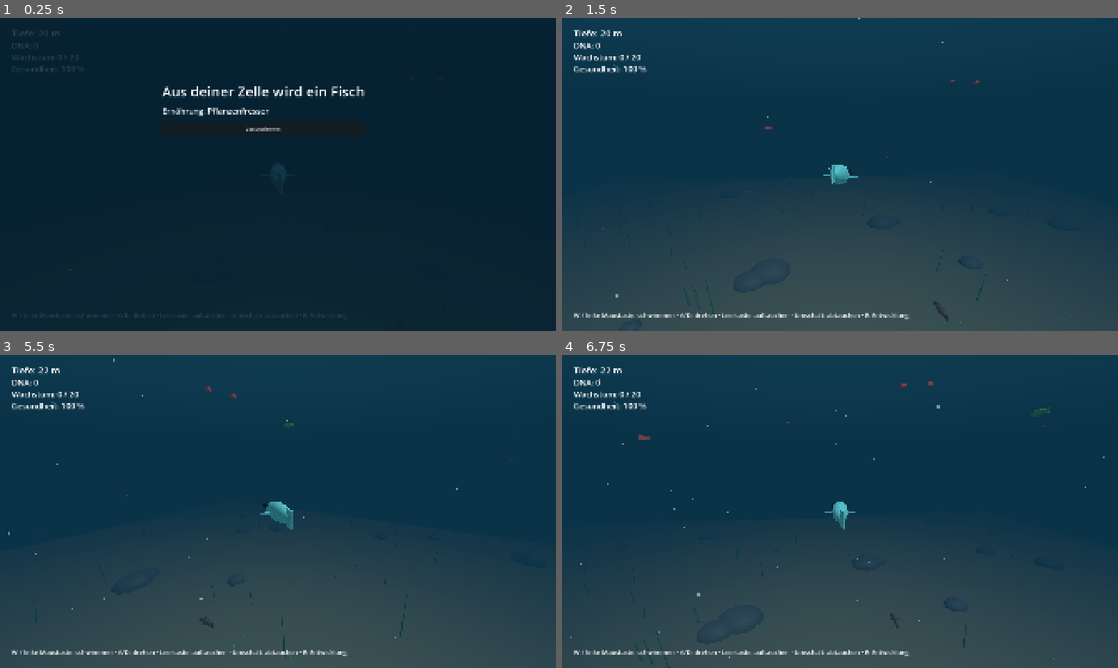
Above: before the commit, frames 1-4 (two rows, left to right).
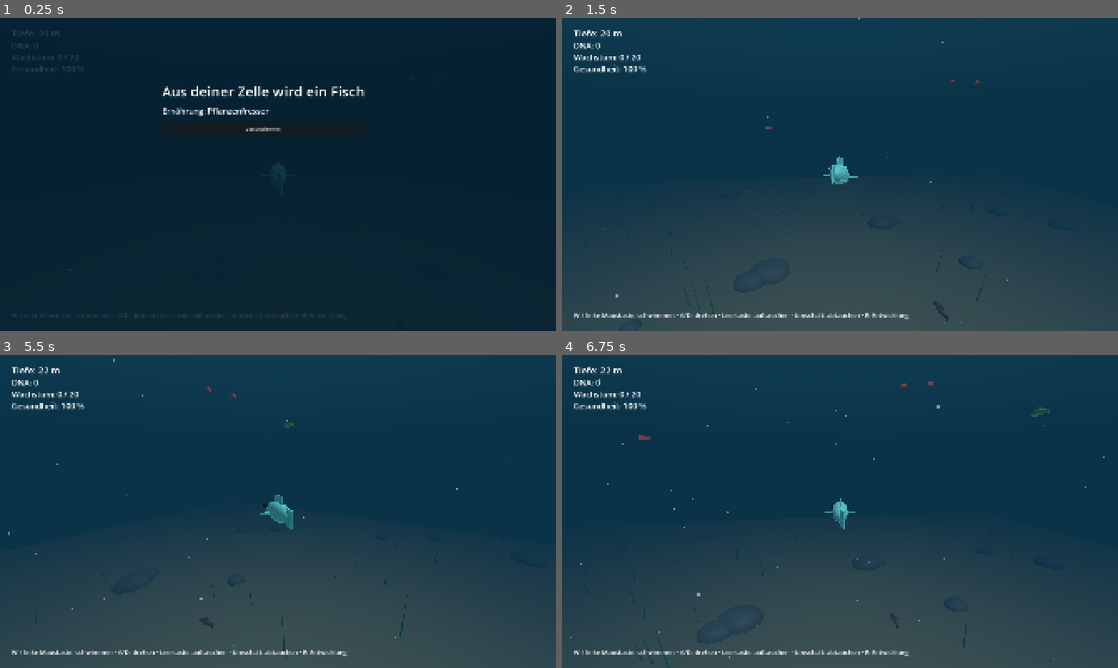
Above: after the commit, the same moments.

Repository: Mayo73/agenthub-backup
Game: Godot game, scene res://scenes/fish.tscn
Two runs of this game, one before a commit and one after it. Both use one fixed random seed, a clock stepped at 60 frames per second and the inputs below. This scene is started directly instead of the project's main scene.
Inputs (mouse positions are in pixels of both pictures, inside the frame that each line leads up to):
- Up to frame 1 (0.25 s): no input
- Up to frame 2 (1.5 s): click "Losschwimmen" at 0.5 s; tap Enter at 1.25 s; move the mouse to (962, 158) at 1.27 s; hold D (rechts) from 1.28 s (still down); hold Shift (abtauchen) from 1.28 s (still down); click (962, 158) at 1.42 s
- Up to frame 3 (5.5 s): release D (rechts) at 2 s; release Shift (abtauchen) at 2 s; drag from (166, 527) to (250, 574) at 2.02 s; move the mouse to (333, 442) at 2.77 s; hold D (rechts) 2.78-3.5 s; tap E (entwickeln) at 2.85 s; click "Weiterschwimmen" at 3.5 s; drag from (250, 574) to (111, 464) at 4.27 s; move the mouse to (444, 558) at 5.02 s; hold A (links) from 5.03 s (still down); tap C (rufen) at 5.1 s
- Up to frame 4 (6.75 s): release A (links) at 5.75 s; drag from (673, 464) to (756, 433) at 5.77 s; move the mouse to (867, 511) at 6.52 s; press the mouse at (867, 511) at 6.53 s; hold Down from 6.53 s (still down)

The runs differ from the first frame. In frame 2, less than 0.1% of the frame differs, in the area x 49-69%, y 44-94%; in frame 3, less than 0.1%; in frame 4, less than 0.1%.

Commit message:
T-0291: Fische mit Rückenflosse und hellem Bauch
Erstellt vom lokalen Agent (Modell qwen3.5:35b-a3b, Versuch 2 von 5).

Diff:
--- a/scripts/fish_model.gd
+++ b/scripts/fish_model.gd
@@ -10,6 +10,8 @@
 var tail_pivot: Node3D
 var tail: MeshInstance3D
 var jaw: MeshInstance3D
+var dorsal: MeshInstance3D
+var belly: MeshInstance3D
 var fins: Array[MeshInstance3D] = []
 var eyes: Array[MeshInstance3D] = []
 var spikes: Array[MeshInstance3D] = []
@@ -17,10 +19,16 @@
 
 ## Maße in Metern je Stufe: body = Breite, Höhe, Länge des Körpers; tail = Höhe der Schwanzflosse;
 ## fins = Länge der Brustflossen; jaw = Länge des Kiefers (0 = kein Kiefer); spikes = Anzahl; eyes = Augenradius.
+## Farbe des Bauchs: deutlich heller als der Rücken.
+static func belly_color(color: Color) -> Color:
+	return color.lightened(0.45)
+
+
 static func shape(b: FishBuild) -> Dictionary:
 	return {
 		"body": Vector3(0.5, 0.6, 1.6),
 		"tail": 0.5 + 0.25 * b.level("schwanz"),
+		"dorsal": 0.25 + 0.08 * b.level("flossen"),
 		"fins": 0.3 + 0.2 * b.level("flossen"),
 		"jaw": 0.15 * b.level("kiefer"),
 		"spikes": 2 * b.level("stacheln"),
@@ -85,11 +93,17 @@
 	eyes.clear()
 	spikes.clear()
 	jaw = null
+	dorsal = null
+	belly = null
 	var s := shape(b)
 	var skin := skin_material(b.color)
 	var size: Vector3 = s["body"]
 	body = add_part(self, "Body", sphere(0.5), skin, Vector3.ZERO)
 	body.scale = size
+	belly = add_part(self, "Belly", sphere(0.5), material(belly_color(b.color)), Vector3(0.0, -size.y * 0.12, 0.0))
+	belly.scale = Vector3(size.x * 0.92, size.y * 0.8, size.z * 0.9)
+	var d: float = s["dorsal"]
+	dorsal = add_part(self, "Dorsal", box(Vector3(0.04, d, size.z * 0.35)), skin, Vector3(0.0, size.y * 0.5 + d * 0.35, size.z * 0.05))
 	tail_pivot = Node3D.new()
 	tail_pivot.name = "TailPivot"
 	tail_pivot.position = Vector3(0.0, 0.0, size.z * 0.45)
--- a/tests/test_fish_model.gd
+++ b/tests/test_fish_model.gd
@@ -12,7 +12,7 @@
 
 
 func test_grundform() -> void:
-	check_eq(model.get_child_count(), 6, "6 Kinder (Body, TailPivot, FinL, FinR, EyeL, EyeR)")
+	check_eq(model.get_child_count(), 8, "8 Kinder (Body, Belly, Dorsal, TailPivot, FinL, FinR, EyeL, EyeR)")
 	check(model.jaw == null, "kein Kiefer bei start")
 	check_eq(model.spikes.size(), 0, "keine Stacheln bei start")
 	check_eq(model.body.scale, Vector3(0.5, 0.6, 1.6), "Körpergröße entspricht Basis")
@@ -40,7 +40,7 @@
 	model.rebuild(b)
 	check(model.jaw != null, "Kiefer vorhanden")
 	check_eq(model.spikes.size(), 4, "4 Stacheln")
-	check_eq(model.get_child_count(), 11, "11 Kinder")
+	check_eq(model.get_child_count(), 13, "13 Kinder (mit Belly und Dorsal)")
 	check(model.build == b, "build entspricht b")
 
 
@@ -81,3 +81,49 @@
 
 func test_textur_geladen() -> void:
 	check(FishModel.SKIN_TEXTURE.get_width() == 256, "Texturbreite ist 256")
+
+
+func test_rueckenflosse() -> void:
+	var b := FishBuild.new()
+	var s := FishModel.shape(b)
+	check_eq(s["dorsal"], 0.25, "Rückenflosse Basiswert")
+	b.upgrade("flossen")
+	b.upgrade("flossen")
+	s = FishModel.shape(b)
+	check_eq(s["dorsal"], 0.41, "Rückenflosse bei Stufe 2")
+	model.rebuild(FishBuild.new())
+	check(model.has_node("Dorsal"), "Modell hat Kind Dorsal")
+	check(model.has_node("Belly"), "Modell hat Kind Belly")
+
+
+func test_rueckenflosse_waechst() -> void:
+	var b := FishBuild.new()
+	model.rebuild(b)
+	var h1 := (model.dorsal.mesh as BoxMesh).size.y
+	b.upgrade("flossen")
+	b.upgrade("flossen")
+	b.upgrade("flossen")
+	model.rebuild(b)
+	var h2 := (model.dorsal.mesh as BoxMesh).size.y
+	check(h2 > h1, "Rückenflosse wächst bei höherer Flossenstufe")
+
+
+func test_bauch_heller() -> void:
+	var original := Color(0.2, 0.4, 0.3)
+	var belly := FishModel.belly_color(original)
+	check(belly.get_luminance() > original.get_luminance(), "Bauchfarbe ist heller als Original")
+
+
+func test_neu_bauen_ohne_doppelte() -> void:
+	model.rebuild(FishBuild.new())
+	model.rebuild(FishBuild.new())
+	var belly_count := 0
+	for child in model.get_children():
+		if child.name == "Belly":
+			belly_count += 1
+	check_eq(belly_count, 1, "Genau ein Belly-Kind nach zwei rebuild()")
+	var dorsal_count := 0
+	for child in model.get_children():
+		if child.name == "Dorsal":
+			dorsal_count += 1
+	check_eq(dorsal_count, 1, "Genau ein Dorsal-Kind nach zwei rebuild()")
